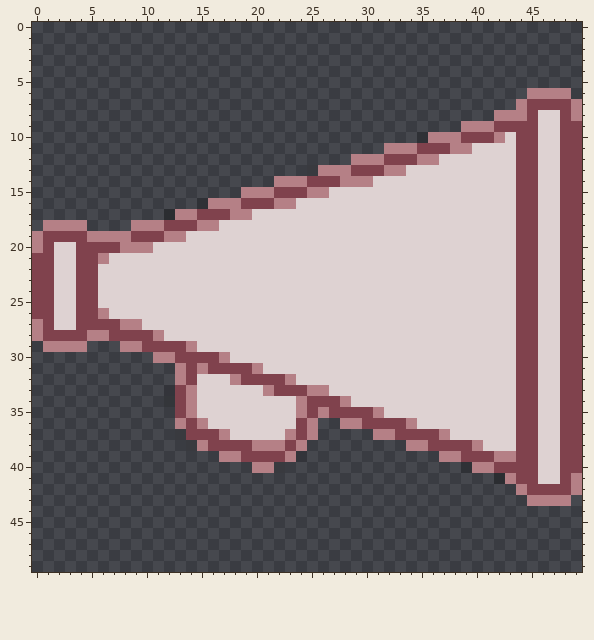
Pixel-art sprite: icon-ads.png. That is the earlier state.
The file is 50x50 pixels. Pixels under 10% opacity are left out.
Now the later version:
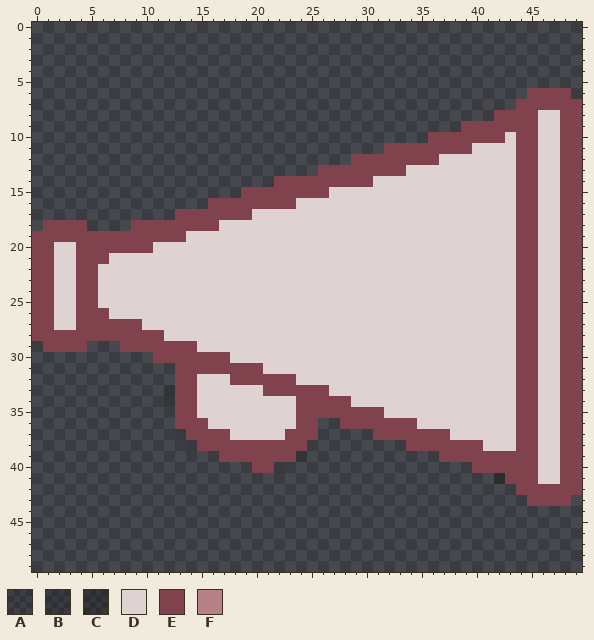
Palette (. is transparent): A #00000020  B #00000030  C #00000040  D #ded2d2  E #80424d  F #b58086
Difference:
Changed rows in their new state; - is an unchanged pixel.
first column x 0:
 6 ---------------------------------------------EEEE-
 7 --------------------------------------------E----E
 8 ------------------------------------------EEE----E
 9 ---------------------------------------EEE--------
10 -----------------------------------.EEE---E-------
11 --------------------------------EEE---EE----------
12 -----------------------------EEE---EE-------------
13 -------------------------.EEE---EE----------------
14 ----------------------EEE---EEE-------------------
15 -------------------EEE---EE-----------------------
16 ---------------.EEE---EE--------------------------
17 ------------.EE---EE------------------------------
18 -EEEE----EEE---EE---------------------------------
19 E----EEEE---EE------------------------------------
20 E-------EEE---------------------------------------
21 ------E-------------------------------------------
first column x 0:
26 ------E-------------------------------------------
27 E-------EE----------------------------------------
28 E----EE----E--------------------------------------
29 -EEEE---EE----E-----------------------------------
30 -----------EE----E--------------------------------
31 -------------E-E----E-----------------------------
32 -------------E----E----E--------------------------
33 --------------E------E---EE-----------------------
34 --------------E---------E---E---------------------
35 --------------E---------E-E----E------------------
36 -------------E-E---------E--EE----E---------------
37 -----------------E-----E-E-----EE----E------------
38 ---------------E----EEE-E---------EE----E---------
39 -----------------EE----E-------------EE---EE------
40 --------------------EE-----------------.EE--------
41 -------------------------------------------E-----E
42 --------------------------------------------E----E
43 ---------------------------------------------EEEE-
Where, in picture pixels (left, top, right, bottom), the same in both pictures:
changed: (32, 88, 582, 506)
